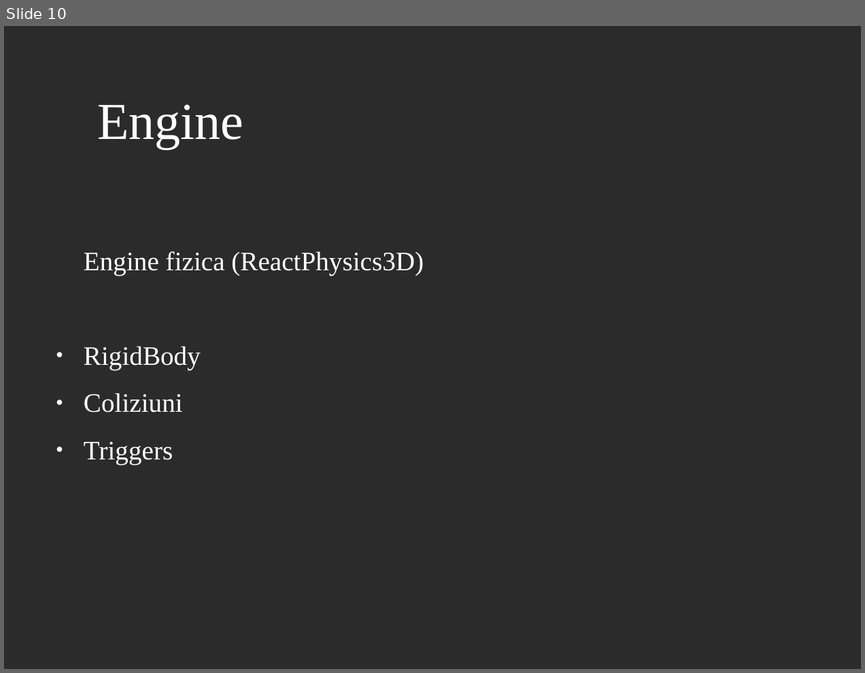
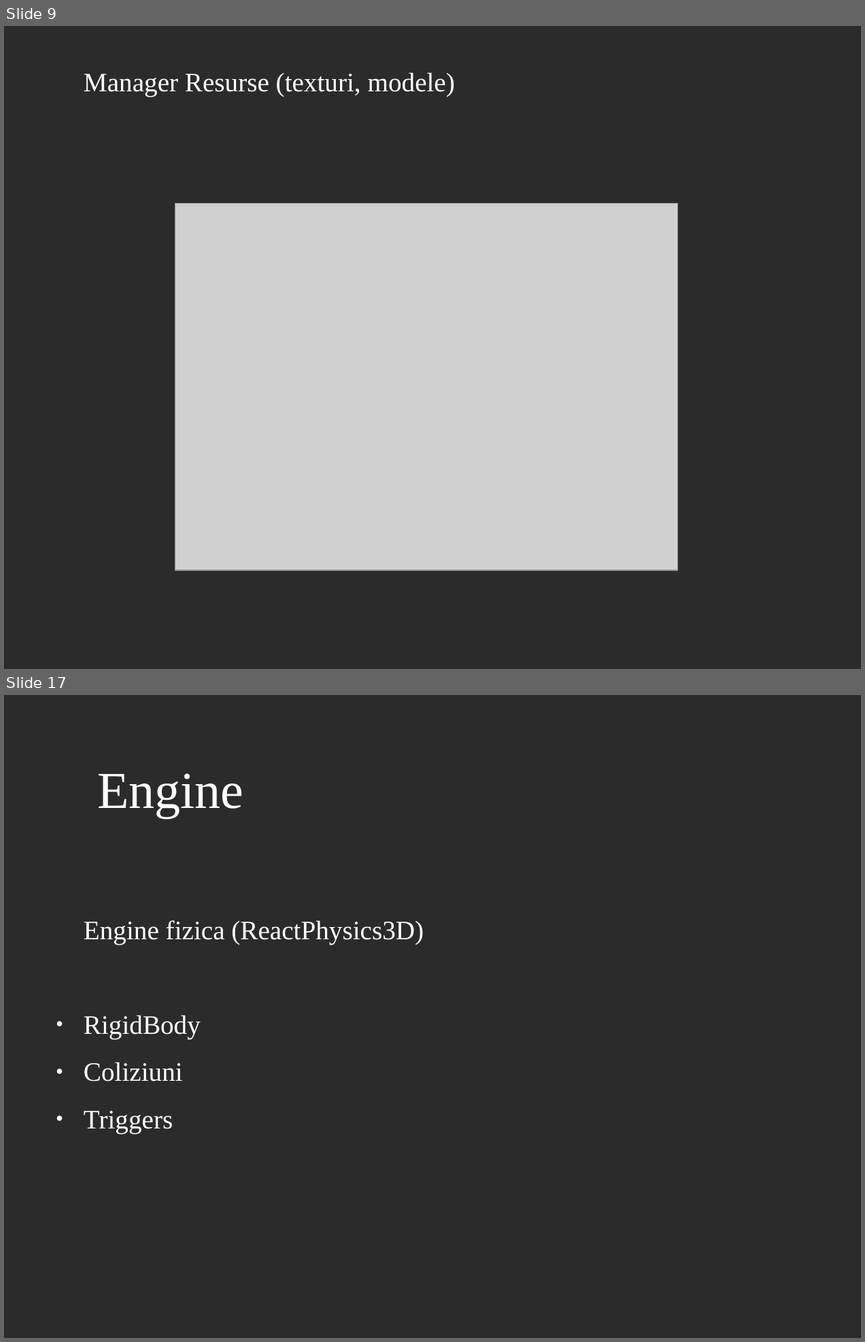
Before and after one commit to AlexandruScutaru/Licenta2019AlexandruOvidiuScutaru, a slide deck: GameEngine3D_prezentare.odp. Shown one above the other, each under a label of ours: slide 10 before the commit, slides 9 and 17 after it; the slides between them are not shown. The pictures are 865x673 and 865x1342 pixels, drawn with LibreOffice and Linux fonts; fonts in the diff are those of the drawing; grey boxes stand for pictures; background and template pictures are left out; a plain dark background stands for a picture behind light text. Boxes give left, top, right and bottom in pixels: in the first picture for what was removed or moved away, otherwise in the second. Text is boxed around its words. In the diff, an @@ line names an element or a change of style, - is before the commit and + after.

```diff
--- a/GameEngine3D_prezentare.odp
+++ b/GameEngine3D_prezentare.odp
@@ slide 9 added at <box>4,26,861,669</box>, background picture (left out) @@
@@ text added at <box>84,72,455,96</box>, 24.7 pt, text #FFFFFF @@
+Manager Resurse (texturi, modele)
@@ picture added at <box>175,203,678,570</box> @@
@@ what was slide 10 is now slide 17 @@
```
Also in this commit, not shown: 5 slides changed, 11 other slides added, 3 slides removed.
